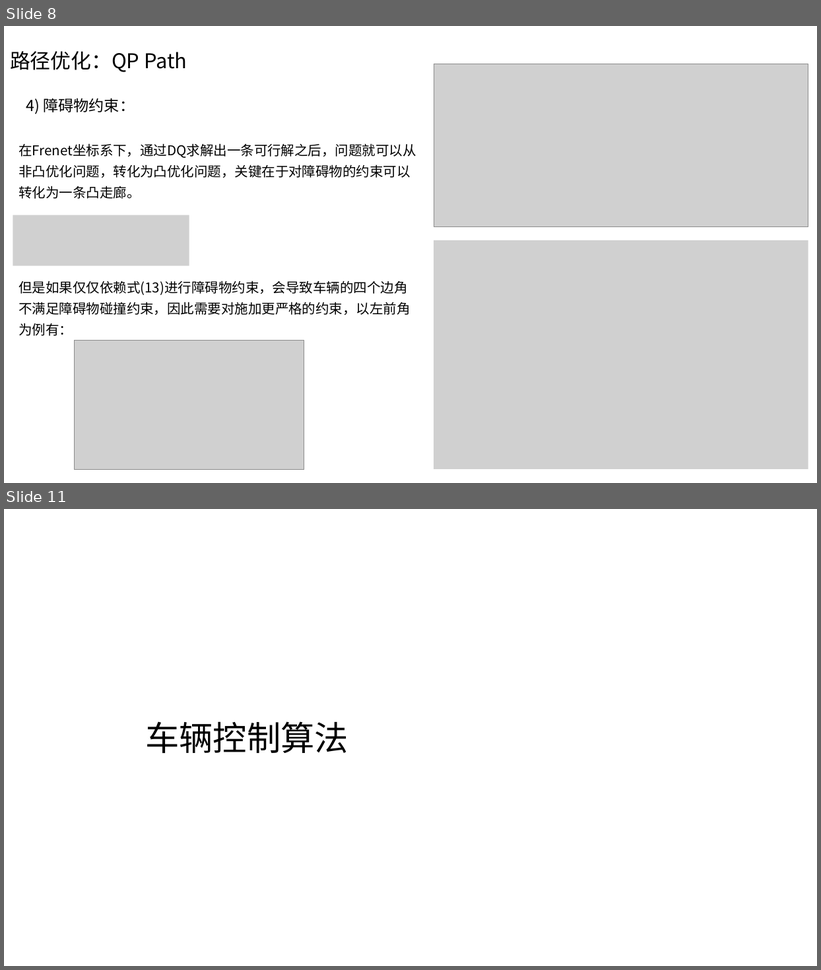
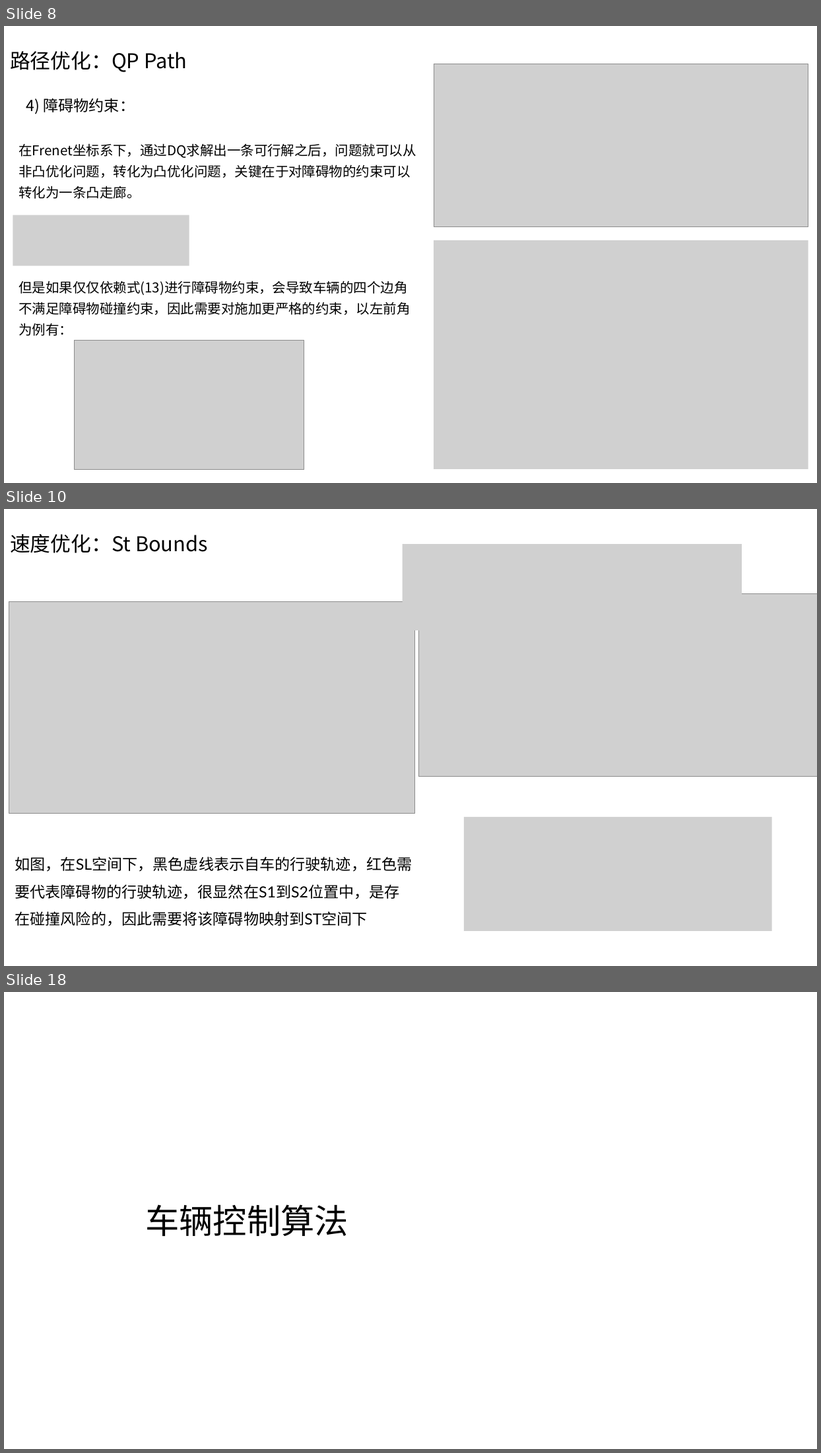
Before and after one commit to ChaokangRen/pnc_research, a slide deck: Decision/planning_1_0.pptx. Shown one above the other, each under a label of ours: slides 8 and 11 before the commit, slides 8, 10 and 18 after it; the slides between them are not shown. The pictures are 821x970 and 821x1453 pixels, drawn with LibreOffice and Linux fonts; fonts in the diff are those of the drawing; grey boxes stand for pictures. Boxes give left, top, right and bottom in pixels: in the first picture for what was removed or moved away, otherwise in the second. Text is boxed around its words. In the diff, an @@ line names an element or a change of style, - is before the commit and + after.

```diff
--- a/Decision/planning_1_0.pptx
+++ b/Decision/planning_1_0.pptx
@@ slide 10 added at bbox=[4, 509, 817, 966], background #FFFFFF @@
@@ text added at bbox=[10, 534, 208, 553], 24 pt, text #000000 @@
+速度优化：St Bounds
@@ picture added at bbox=[403, 544, 742, 630] @@
@@ picture added at bbox=[9, 601, 415, 813] @@
@@ picture added at bbox=[418, 593, 817, 777] @@
@@ picture added at bbox=[464, 817, 772, 931] @@
@@ text added at bbox=[15, 857, 413, 927], 18 pt, text #000000 @@
+如图，在SL空间下，⿊⾊虚线表⽰⾃⻋的⾏驶轨迹，红⾊需要代表障碍物的⾏驶轨迹，很显然在S1到S2位置中，是存在碰撞⻛险的，因此需要将该障碍物映射到ST空间下
@@ what was slide 11 is now slide 18 @@
```
Also in this commit, not shown: 1 slide changed, 6 other slides added, 10 other files.
